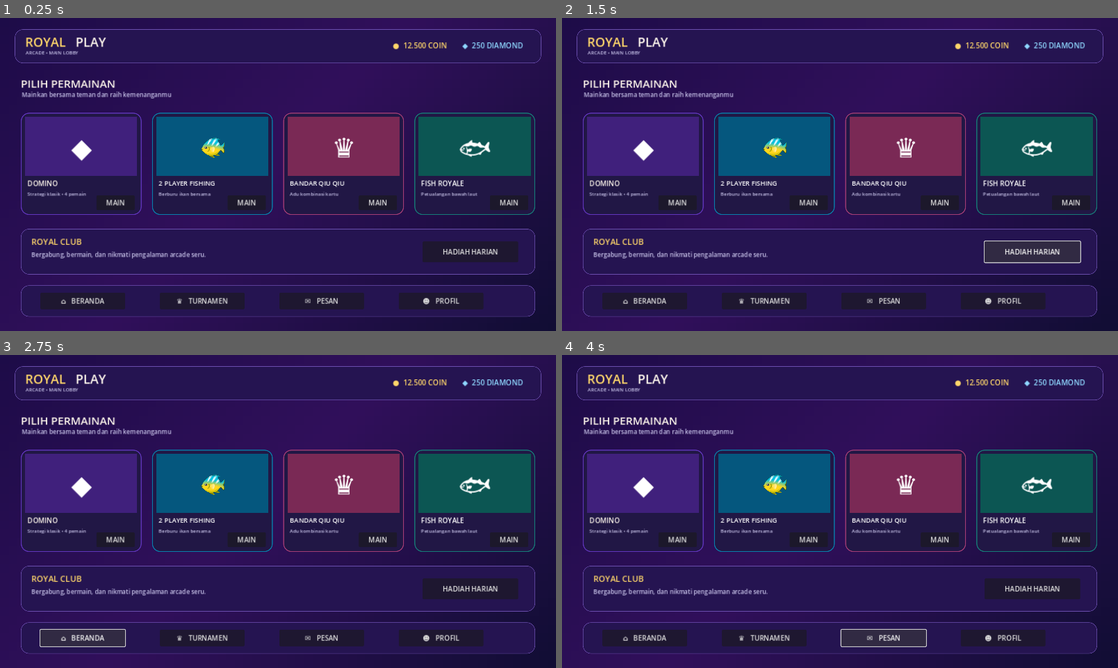
Above: before the commit, frames 1-4 (two rows, left to right).
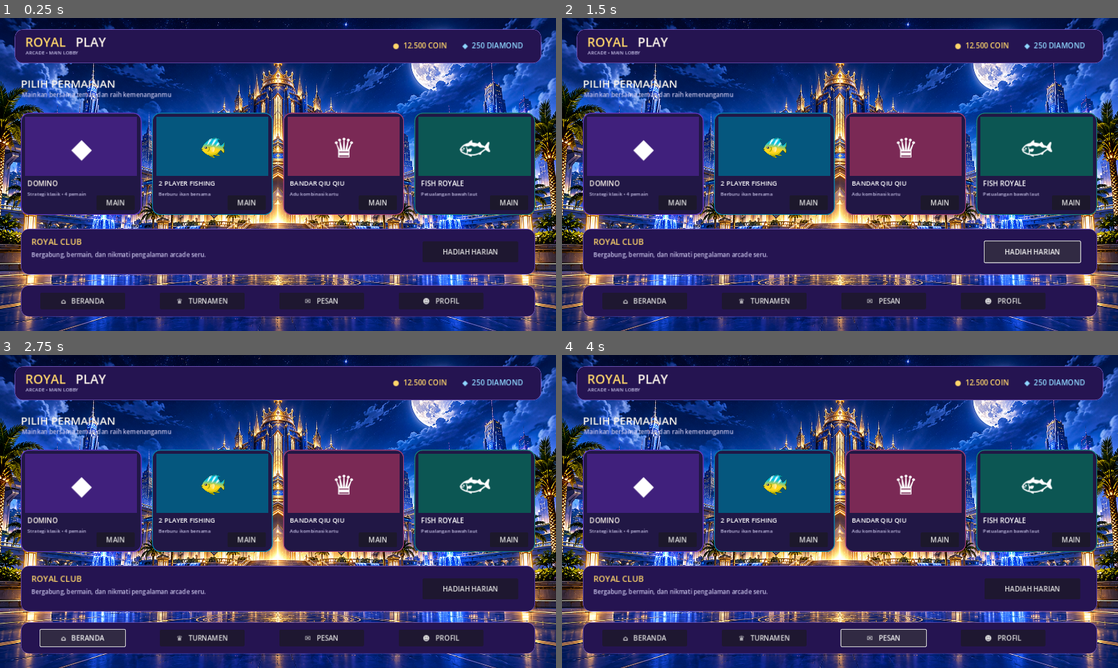
Above: after the commit, the same moments.

Repository: RancakaraGames/Gta-clone
Game: Godot game, scene res://scenes/Lobby.tscn
Two runs of this game, one before a commit and one after it. Both use one fixed random seed, a clock stepped at 60 frames per second and the inputs below.
Inputs:
- Up to frame 1 (0.25 s): no input
- Up to frame 2 (1.5 s): click "MAIN" at 0.5 s; click "HADIAH HARIAN" at 1.25 s
- Up to frame 3 (2.75 s): click "⌂ BERANDA" at 2 s
- Up to frame 4 (4 s): click "♛ TURNAMEN" at 2.75 s; click "✉ PESAN" at 3.5 s

The runs differ from the first frame. In frame 1, 38% of the frame differs, in the area x 0-100%, y 0-100%; in frame 2, 38%; in frame 3, 38%; in frame 4, 38%.

Commit message:
Use uploaded royal palace image as lobby background

Diff:
--- a/scenes/Lobby.tscn
+++ b/scenes/Lobby.tscn
@@ -1,4 +1,6 @@
-[gd_scene load_steps=8 format=3]
+[gd_scene load_steps=9 format=3]
+
+[ext_resource type="Texture2D" path="res://assets/file_00000000fb708211adcb0d18e80d5819.png" id="1_palace_bg"]
 
 [sub_resource type="Gradient" id="Gradient_bg"]
 offsets = PackedFloat32Array(0, 0.48, 1)
@@ -84,7 +86,7 @@
 anchor_bottom = 1.0
 grow_horizontal = 2
 grow_vertical = 2
-texture = SubResource("GradientTexture2D_bg")
+texture = ExtResource("1_palace_bg")
 expand_mode = 1
 stretch_mode = 6
 
